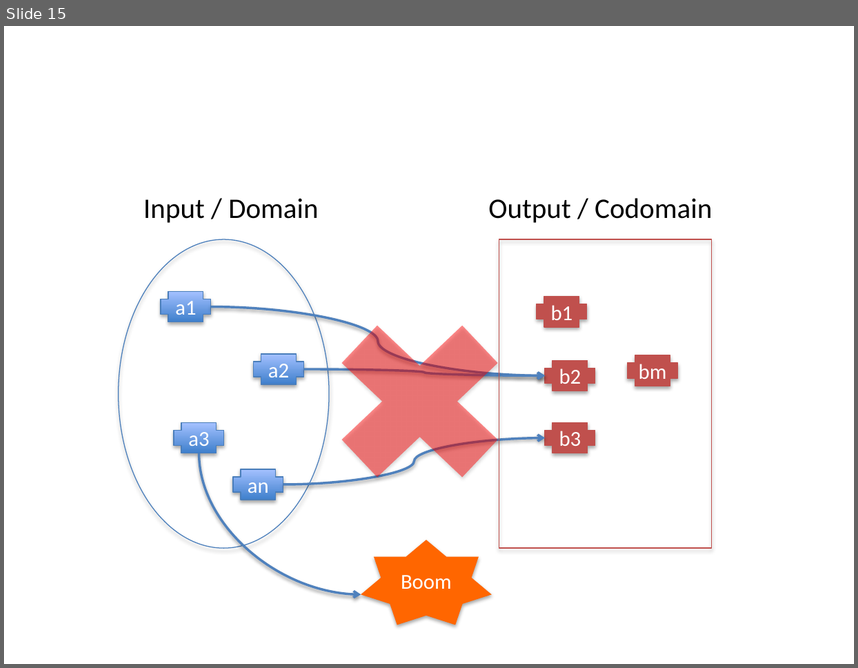
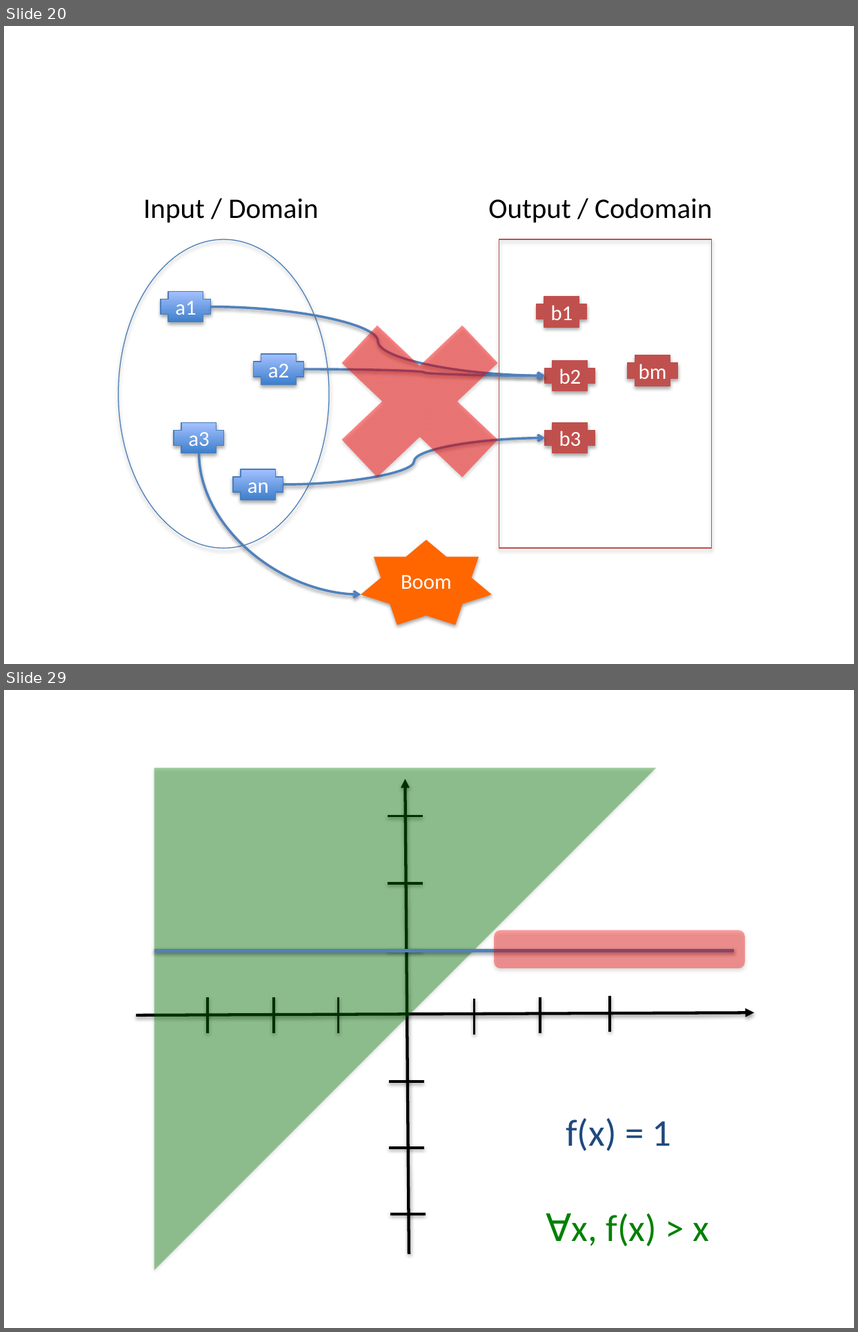
Before and after one commit to fp-tower/foundations, a slide deck: Diagrams.pptx. Shown one above the other, each under a label of ours: slide 15 before the commit, slides 20 and 29 after it; the slides between them are not shown. The pictures are 858x668 and 858x1332 pixels, drawn with LibreOffice and Linux fonts; fonts in the diff are those of the drawing. Boxes give left, top, right and bottom in pixels: in the first picture for what was removed or moved away, otherwise in the second. Text is boxed around its words. In the diff, an @@ line names an element or a change of style, - is before the commit and + after.

```diff
--- a/Diagrams.pptx
+++ b/Diagrams.pptx
@@ slide 29 added at (4, 690, 854, 1328), background #FFFFFF @@
@@ right triangle added at (154, 767, 657, 1270), fill #008000 at 37% opacity @@
@@ arrow added from (408, 1254) to (406, 779), #000000 2.5 pt @@
@@ line added from (388, 816) to (423, 816), #000000 2 pt @@
@@ line added from (388, 883) to (423, 883), #000000 2 pt @@
@@ rounded rectangle added at (494, 929, 744, 968), fill #FF0000 at 37% opacity @@
@@ line added from (154, 950) to (734, 950), #4F81BD 3 pt @@
@@ line added from (388, 950) to (423, 950), #000000 2 pt @@
@@ line added from (207, 997) to (207, 1032), #000000 2 pt @@
@@ line added from (274, 997) to (274, 1032), #000000 2 pt @@
@@ line added from (338, 997) to (338, 1032), #000000 2 pt @@
@@ line added from (474, 998) to (474, 1034), #000000 2 pt @@
@@ line added from (540, 997) to (540, 1032), #000000 2 pt @@
@@ line added from (610, 996) to (610, 1032), #000000 2 pt @@
@@ arrow added from (136, 1015) to (755, 1012), #000000 2.5 pt @@
@@ line added from (389, 1081) to (424, 1081), #000000 2 pt @@
@@ text added at (566, 1118, 672, 1151), 32 pt, text #1F497D @@
+f(x) = 1
@@ line added from (389, 1147) to (424, 1147), #000000 2 pt @@
@@ line added from (390, 1214) to (426, 1214), #000000 2 pt @@
@@ text added at (572, 1213, 709, 1246), 32 pt, text #008000 @@
+∀x, f(x) > x
@@ what was slide 15 is now slide 20 @@
```
Also in this commit, not shown: 4 slides changed, 39 other slides added, 1 slide removed, 8 other files.
